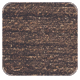
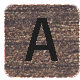
Layers edited between the first and the second w=80, h=80 image:
showed "dn", painted on it over 3, 4, 80, 78
removed layer "upborder" (was soft light) over 2, 2, 78, 76
removed layer "up" over 2, 2, 78, 76
renamed "Background" to "up", hid it, painted on it over 2, 2, 78, 76
